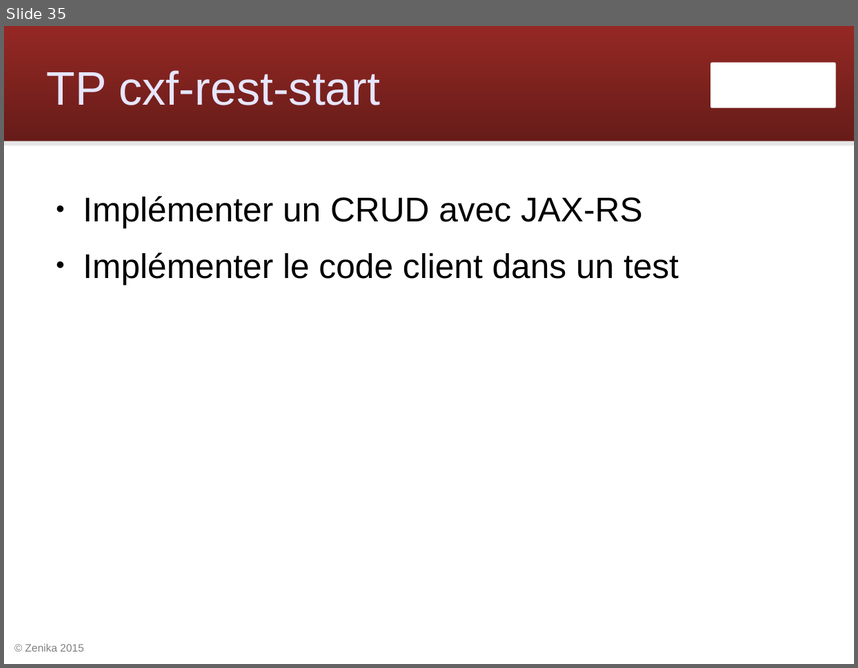
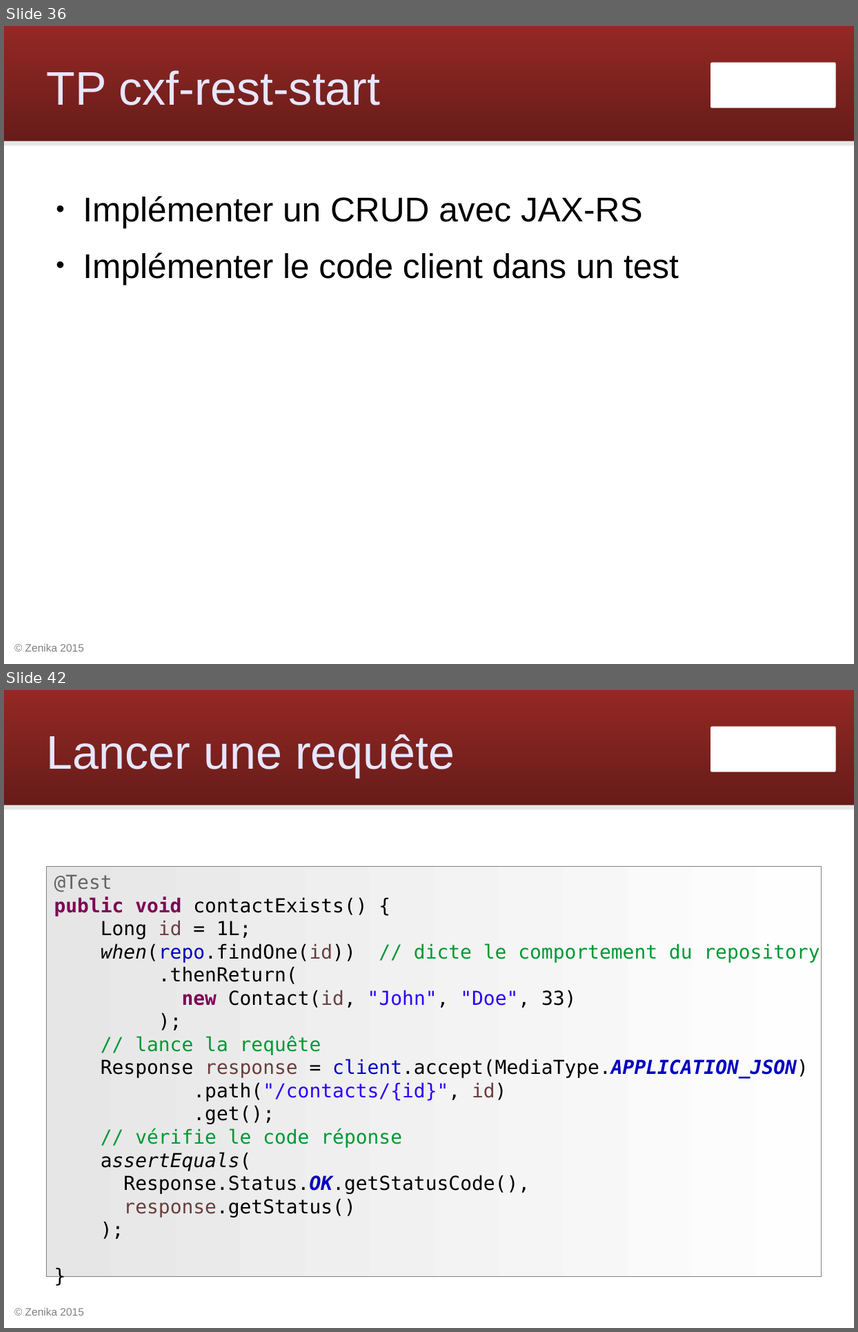
Before and after one commit to Zenika/workshop-cxf-rest, a slide deck: cxf-rest-workshop.odp. Shown one above the other, each under a label of ours: slide 35 before the commit, slides 36 and 42 after it; the slides between them are not shown. The pictures are 858x668 and 858x1332 pixels, drawn with LibreOffice and Linux fonts; fonts in the diff are those of the drawing; background and template pictures are left out. Boxes give left, top, right and bottom in pixels: in the first picture for what was removed or moved away, otherwise in the second. Text is boxed around its words. In the diff, an @@ line names an element or a change of style, - is before the commit and + after.

```diff
--- a/cxf-rest-workshop.odp
+++ b/cxf-rest-workshop.odp
@@ slide 42 added at (x1=4, y1=690, x2=854, y2=1328), background #FFFFFF; not listed: 4 template elements that a slide beside it also shows @@
@@ title added at (x1=47, y1=734, x2=455, y2=778), 44 pt, text #E6E6FF @@
+Lancer une requête
@@ rectangle added at (x1=46, y1=866, x2=822, y2=1276), fill gradient #E6E6E6 to #FEFEFE, outline #808080 0 pt, 18 pt, text #000000 @@
+@Test
+public void contactExists() {
+Long id = 1L;
+when(repo.findOne(id)) // dicte le comportement du repository
+.thenReturn(
+new Contact(id, "John", "Doe", 33)
+);
+// lance la requête
+Response response = client.accept(MediaType.APPLICATION_JSON)
+.path("/contacts/{id}", id)
+.get();
+// vérifie le code réponse
+assertEquals(
+Response.Status.OK.getStatusCode(),
+response.getStatus()
+);
+}
@@ what was slide 35 is now slide 36 @@
```
Also in this commit, not shown: 39 other slides added, 18 other files.
